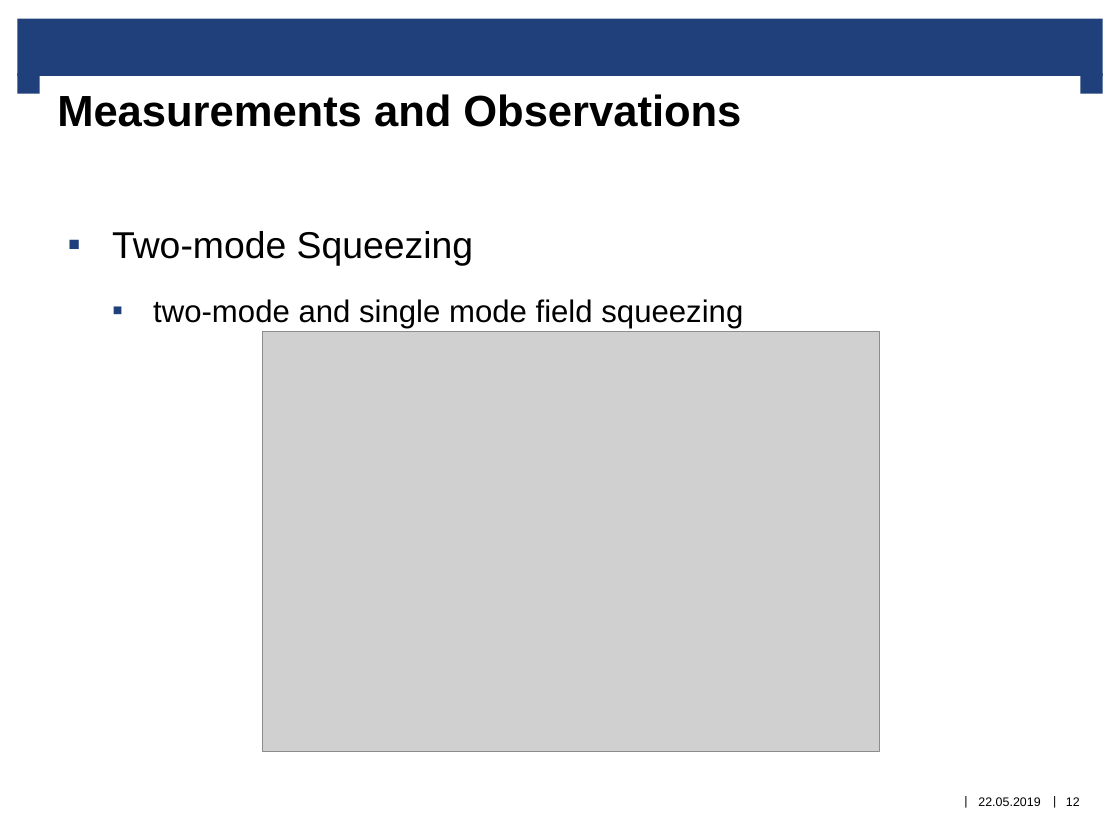
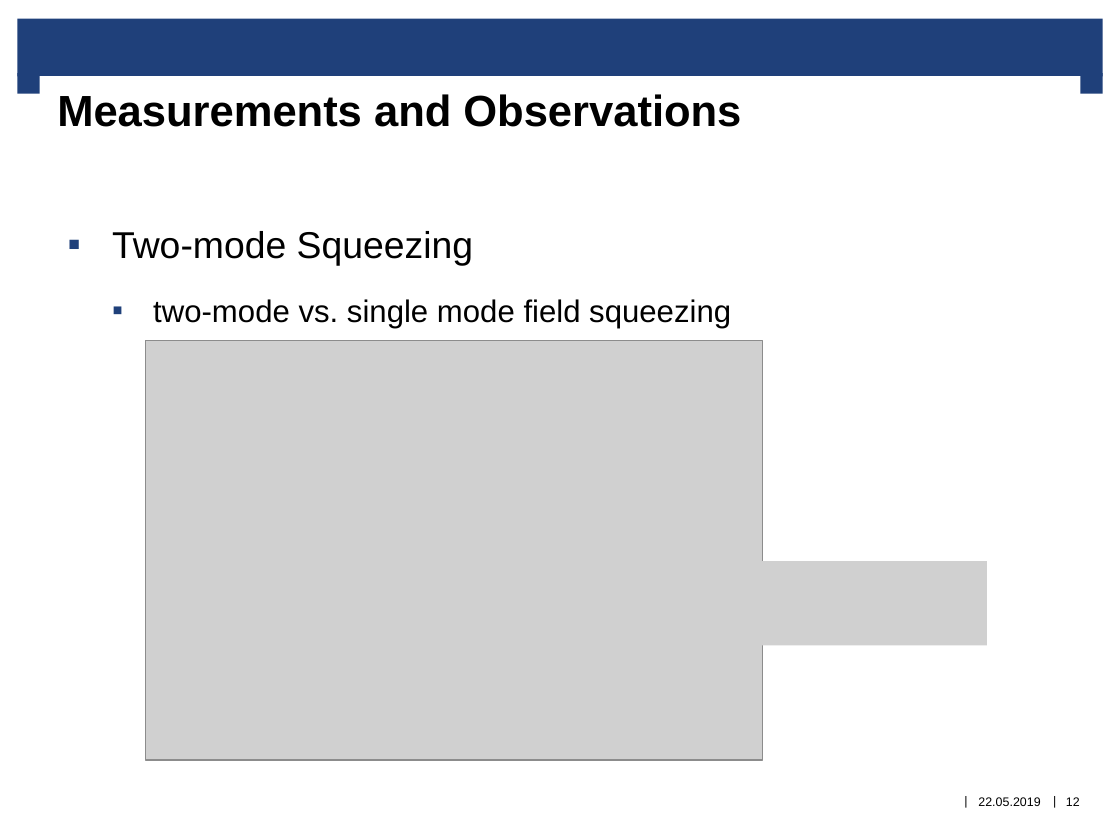
Before and after one commit to comet100/QMO_2019_Seminar, a slide deck: slide 12 of QMO_2019_prepsentation_draft1.pptx. Drawn at 1120x840 pixels with LibreOffice and Linux fonts; fonts in the diff are those of the drawing; grey boxes stand for pictures; background and template pictures are left out. Boxes give left, top, right and bottom in pixels: in the first picture for what was removed or moved away, otherwise in the second. Text is boxed around its words. In the diff, an @@ line names an element or a change of style, - is before the commit and + after.

```diff
--- a/QMO_2019_prepsentation_draft1.pptx
+++ b/QMO_2019_prepsentation_draft1.pptx
@@ text at bbox=[153, 299, 731, 328]: text changed @@
-  ▪ two-mode and single mode field squeezing
+  ▪ two-mode vs. single mode field squeezing
@@ picture: place and size @@
-picture at bbox=[262, 332, 879, 752]
+picture at bbox=[146, 340, 763, 760]
@@ picture added at bbox=[754, 561, 987, 645] @@
```
Also in this commit, not shown: 2 other slides changed.
